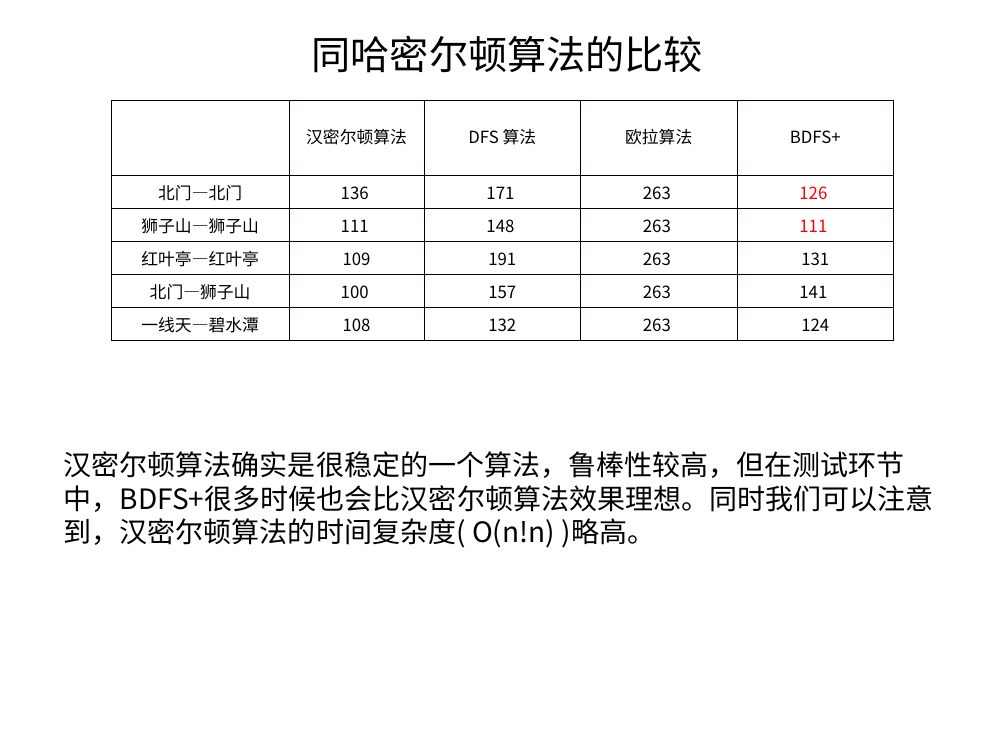
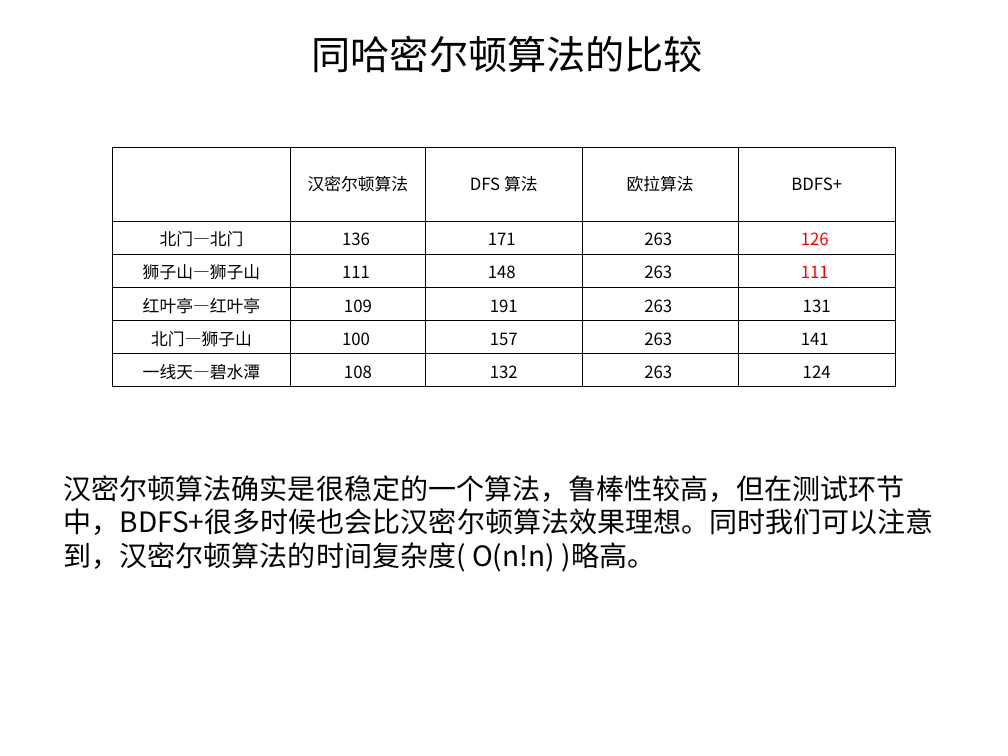
Before and after one commit to LSKReno/TourSystem, a slide deck: slide 4 of 答辩演示.ppt. Drawn at 1008x756 pixels with LibreOffice and Linux fonts; fonts in the diff are those of the drawing; background and template pictures are left out. Boxes give left, top, right and bottom in pixels: in the first picture for what was removed or moved away, otherwise in the second. Text is boxed around its words. In the diff, an @@ line names an element or a change of style, - is before the commit and + after.

Commit message:
UPDATE

```diff
--- a/答辩演示.ppt
+++ b/答辩演示.ppt
@@ table: place and size @@
-table at [111, 101, 892, 341]
+table at [113, 147, 894, 387]
@@ text "汉密尔顿算法确实是很稳定的一个算法，鲁棒性较高，但在测试环节中，BDFS+很多时候也会比汉密尔顿算法效果理想。同时我们可 ...": place and size @@
-text "汉密尔顿算法确实是很稳定的一个算法，鲁棒性较高，但在测试环节中，BDFS+很多时候也会比汉密尔顿算法效果理想。同时我们可 ..." at [64, 451, 934, 548]
+text "汉密尔顿算法确实是很稳定的一个算法，鲁棒性较高，但在测试环节中，BDFS+很多时候也会比汉密尔顿算法效果理想。同时我们可 ..." at [64, 475, 934, 572]
```
